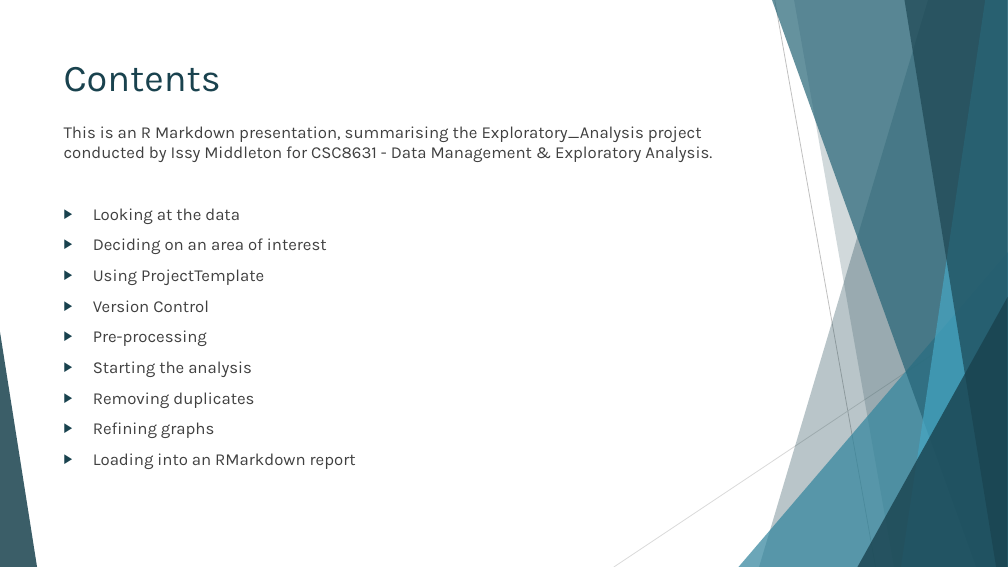
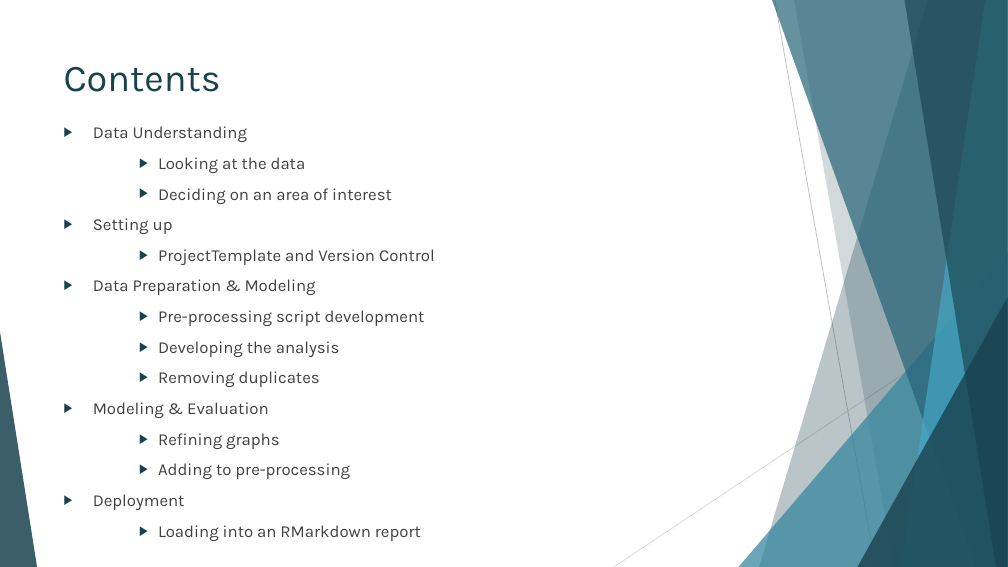
Before and after one commit to IssyMiddleton/CSC8631-Data-Management-Exploratory-Analysis, a slide deck: slide 2 of Exploratory_Analysis/reports/Overview-Presentation.pptx. Drawn at 1008x567 pixels with LibreOffice and Linux fonts; fonts in the diff are those of the drawing. Boxes give left, top, right and bottom in pixels: in the first picture for what was removed or moved away, otherwise in the second. Text is boxed around its words. In the diff, an @@ line names an element or a change of style, - is before the commit and + after.

Commit message:
Overview presentation development

```diff
--- a/Exploratory_Analysis/reports/Overview-Presentation.pptx
+++ b/Exploratory_Analysis/reports/Overview-Presentation.pptx
@@ text at <box>93,126,248,142</box>: text changed @@
-This is an R Markdown presentation, summarising the Exploratory_Analysis project conducted by Issy Middleton for CSC8631 - Data Management & Exploratory Analysis.
+  ▶ Data Understanding
@@ text at <box>158,157,421,541</box>: list level 2 to 3 in "Looking at the data"; list level 2 to 3 in "Deciding on an area of ..."; list level 2 to 3 in "Removing duplicates"; list level 2 to 3 in "Refining graphs"; list level 2 to 3 in "Loading into an RMarkdown report" @@
@@ text at <box>93,218,435,357</box>: text changed @@
-  ▶ Using ProjectTemplate
-  ▶ Version Control
-  ▶ Pre-processing
-  ▶ Starting the analysis
+  ▶ Setting up
+    ▶ ProjectTemplate and Version Control
+  ▶ Data Preparation & Modeling
+    ▶ Pre-processing script development
+    ▶ Developing the analysis
@@ text at <box>93,402,269,418</box>: paragraph added @@
+  ▶ Modeling & Evaluation
@@ text at <box>93,463,350,510</box>: paragraphs added @@
+    ▶ Adding to pre-processing
+  ▶ Deployment
```
Also in this commit, not shown: 10 other slides changed, 5 slides added, 5 slides removed, 33 other files.
